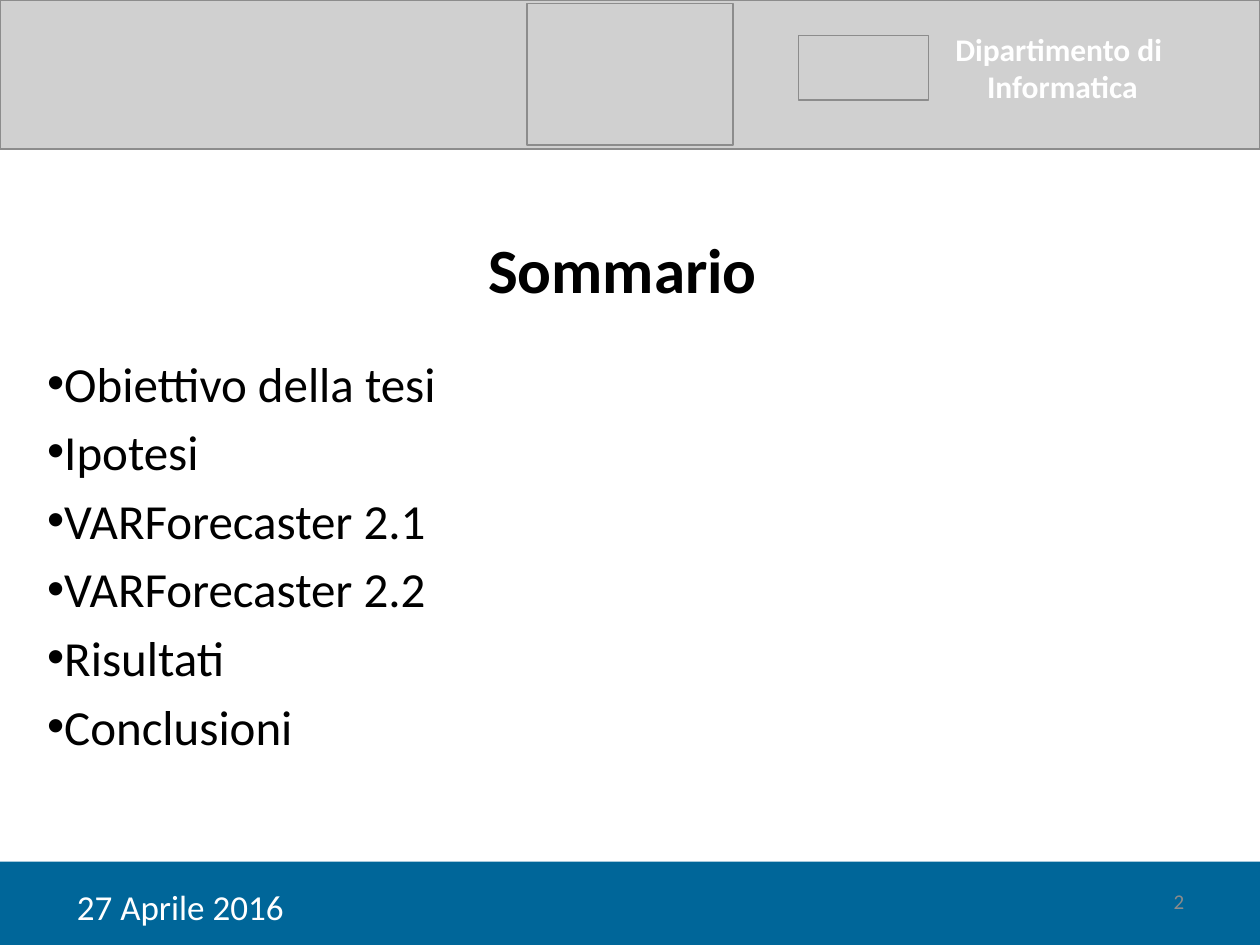
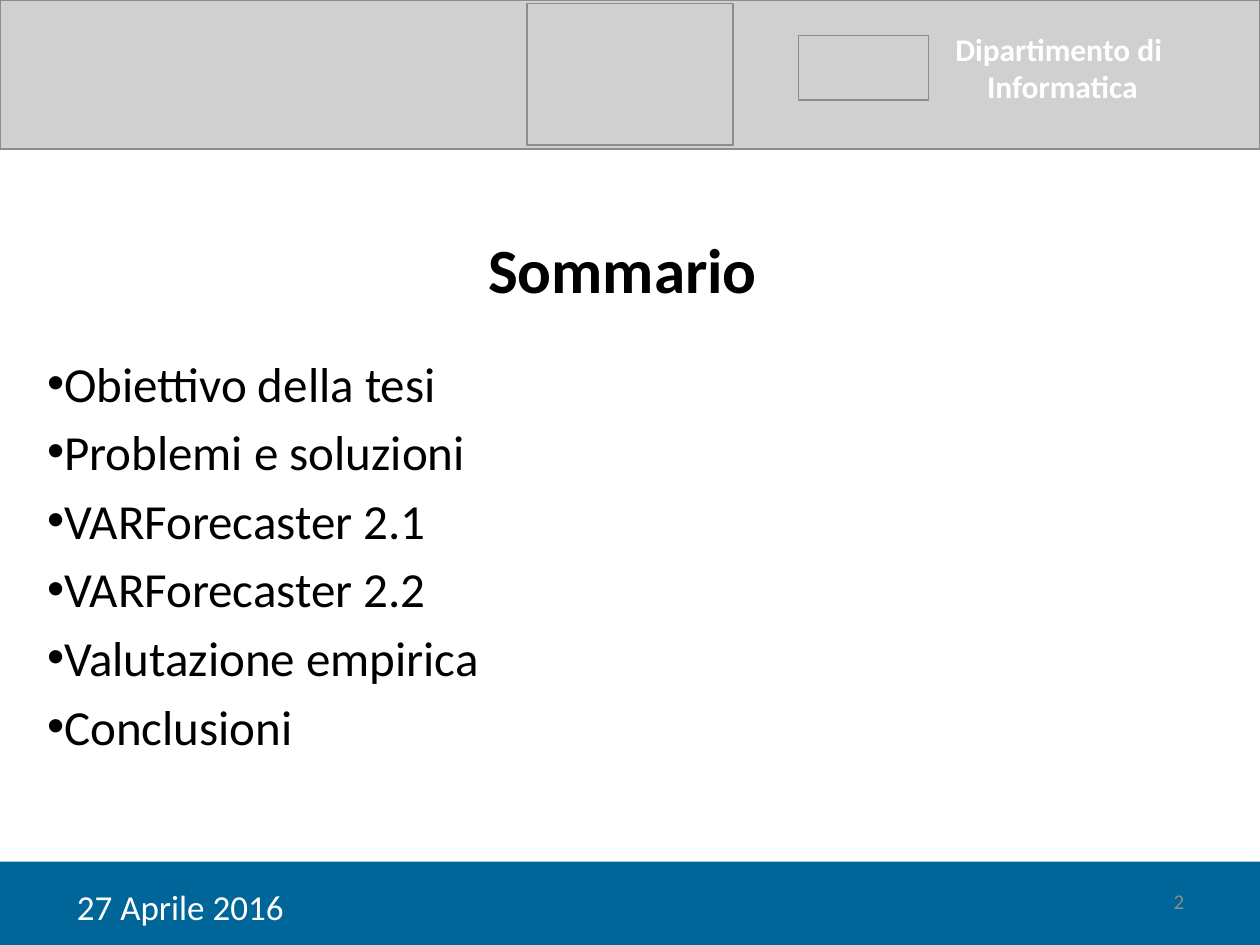
Before and after one commit to tps1516/Tesi, a slide deck: slide 2 of Tesi Corrado/Giancaspro_Corrado_Presentazione.pptx. Drawn at 1260x945 pixels with LibreOffice and Linux fonts; fonts in the diff are those of the drawing; grey boxes stand for pictures. Boxes give left, top, right and bottom in pixels: in the first picture for what was removed or moved away, otherwise in the second. Text is boxed around its words. In the diff, an @@ line names an element or a change of style, - is before the commit and + after.

```diff
--- a/Tesi Corrado/Giancaspro_Corrado_Presentazione.pptx
+++ b/Tesi Corrado/Giancaspro_Corrado_Presentazione.pptx
@@ text at bbox=[64, 436, 465, 471]: text changed @@
-• Ipotesi
+• Problemi e soluzioni
@@ text at bbox=[64, 642, 478, 684]: text changed @@
-• Risultati
+• Valutazione empirica
```
Also in this commit, not shown: 7 other slides changed, 8 slides added, 1 slide removed, 1 other file.
